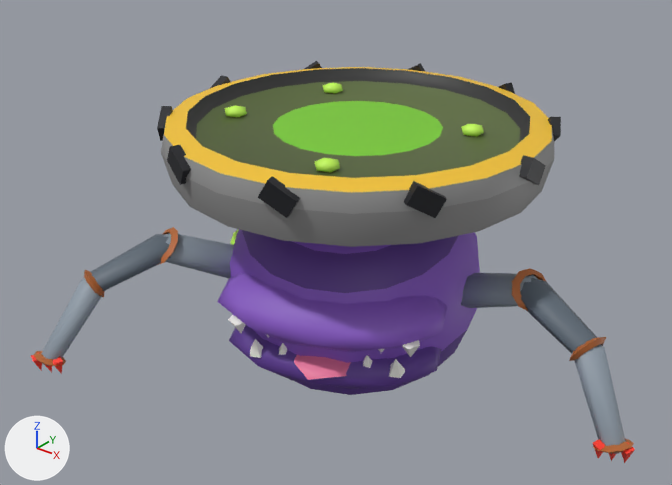
The glTF model models/e_boss_mutanten.glb as it was, and as the next commit left it.
Before and after are seen from a 50 mm lens placed at (6.34, -8.33, 4.05), pointed at (0.34, -0.84, -0.6). Every picture has the same lights, and +X, +Y and +Z are marked at lower left. The first picture is the older version. Both versions are drawn at frame 210 of the action 'body'; the numbers are the values there.

In view in the first picture: 'basin', 'body', 'jaw', 'lip', 'tl0', 'tl1', 'tl2', 'tr0', 'tr1', 'tr2'.
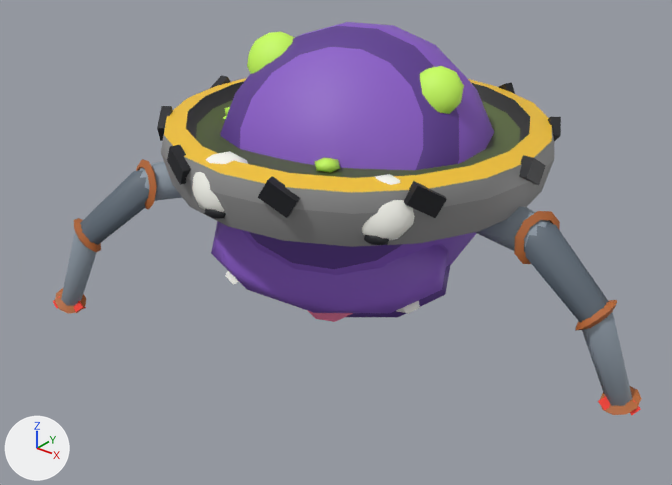
ob_hips is not drawn itself; it is the parent of ob_body.

The change, as JSON lines over the scene's bpy script:
```json
{"op": "set", "path": "ob_hips.location", "old": "(0.0, 0.0, -2.1)", "new": "(0.0, 0.0, -0.5)"}
{"op": "set", "path": "ob_body.rotation_euler", "old": "(0.244, 0.0, 0.419)", "new": "(0.977, 0.0, 0.349)", "note": "degrees (14, 0, 24) -> degrees (56, 0, 20)"}
{"op": "set", "path": "ob_body.scale", "old": "(1.1, 1.1, 0.7)", "new": "(1.15, 1.15, 0.65)"}
```

Where the change shows, as pixel boxes [x1, y1, x2, y2] in the pictures (672 x 485 px):
```json
{"object": "body", "change": "moved, turned, rescaled", "before": [230, 229, 480, 395], "after": [220, 22, 494, 275]}
{"object": "lip", "change": "moved, turned, rescaled", "before": [217, 273, 448, 357], "after": [211, 221, 448, 314]}
{"object": "tl1", "change": "moved, turned, rescaled", "before": [520, 278, 606, 361], "after": [524, 223, 617, 331]}
{"object": "jaw", "change": "moved, turned, rescaled", "before": [229, 325, 442, 389], "after": [307, 264, 451, 322], "on screen": "mostly hidden afterwards"}
{"object": "tl2", "change": "moved, turned, rescaled", "before": [572, 345, 635, 463], "after": [582, 312, 641, 415]}
{"object": "tr1", "change": "moved, turned, rescaled", "before": [84, 234, 171, 297], "after": [74, 170, 149, 252]}
{"object": "tl0", "change": "moved, turned, rescaled", "before": [461, 268, 547, 311], "after": [475, 207, 560, 264]}
{"object": "tr2", "change": "moved, turned, rescaled", "before": [31, 278, 106, 374], "after": [53, 233, 97, 314]}
{"object": "tr0", "change": "moved, turned, rescaled", "before": [157, 227, 234, 278], "after": [136, 159, 182, 209]}
{"object": "eyeballs", "change": "moved, turned, rescaled", "after": [192, 151, 415, 240], "on screen": "not visible before"}
{"object": "pupil", "change": "moved, turned, rescaled", "after": [204, 209, 389, 245], "on screen": "not visible before"}
```
